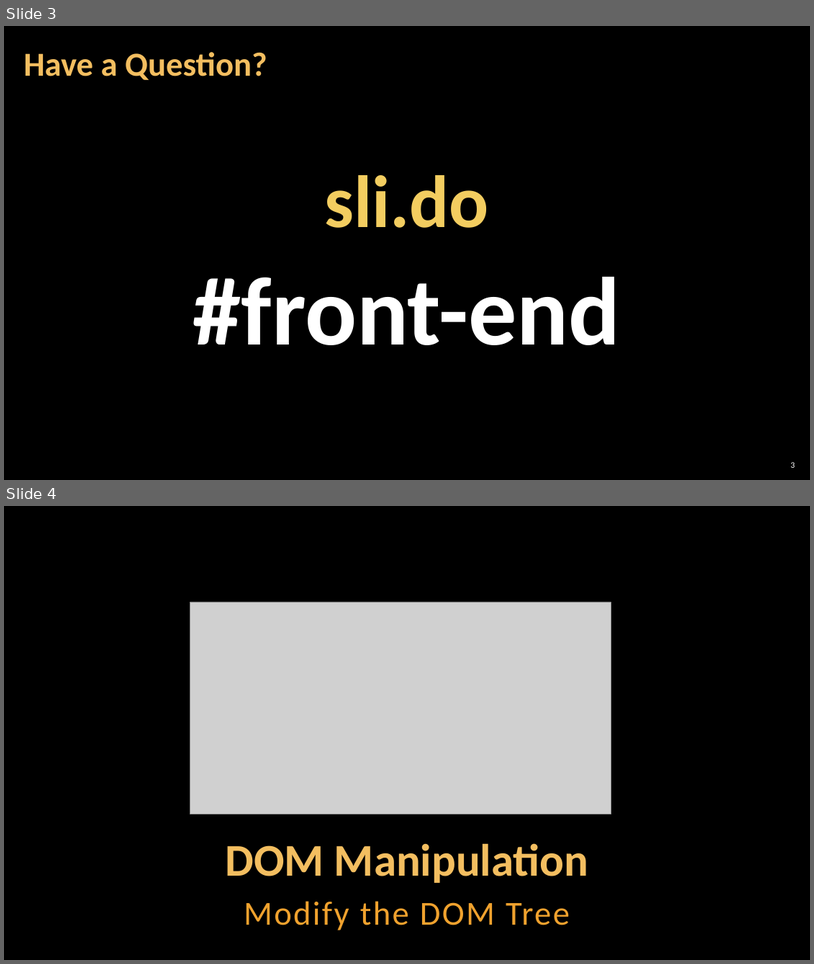
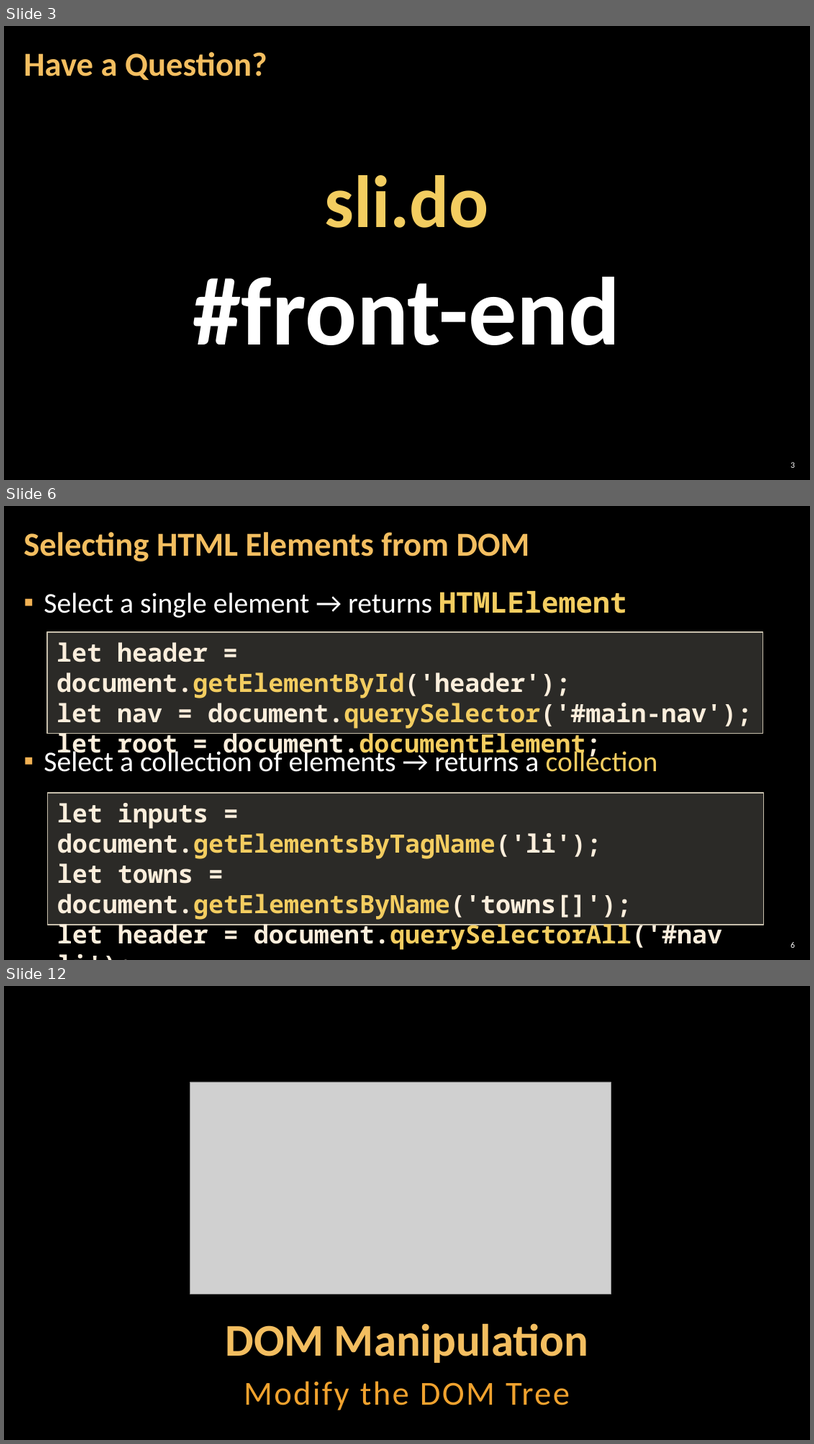
Before and after one commit to antoniaat/Front-End-Development, a slide deck: JavaScript_For_FrontEnd/02. JavaScript-for-Front-End-Introduction-to-DOM-and-Events/02. JavaScript-for-Front-End-Introduction-to-DOM-and-Events.pptx. Shown one above the other, each under a label of ours: slides 3 and 4 before the commit, slides 3, 6 and 12 after it; the slides between them are not shown. The pictures are 814x964 and 814x1444 pixels, drawn with LibreOffice and Linux fonts; fonts in the diff are those of the drawing; grey boxes stand for pictures; background and template pictures are left out. Boxes give left, top, right and bottom in pixels: in the first picture for what was removed or moved away, otherwise in the second. Text is boxed around its words. In the diff, an @@ line names an element or a change of style, - is before the commit and + after.

```diff
--- a/JavaScript_For_FrontEnd/02. JavaScript-for-Front-End-Introduction-to-DOM-and-Events/02. JavaScript-for-Front-End-Introduction-to-DOM-and-Events.pptx
+++ b/JavaScript_For_FrontEnd/02. JavaScript-for-Front-End-Introduction-to-DOM-and-Events/02. JavaScript-for-Front-End-Introduction-to-DOM-and-Events.pptx
@@ slide 6 added at (4, 506, 810, 960), background picture (left out) @@
@@ title added at (23, 532, 530, 561), 40 pt, text #F3BE60, bold @@
+Selecting HTML Elements from DOM
@@ text added at (44, 591, 658, 772), 34 pt, text #FFFFFF @@
+▪ Select a single element → returns HTMLElement
+▪ Select a collection of elements → returns a collection
@@ rectangle added at (47, 632, 763, 733), fill #D9D5C7 at 20% opacity, outline #C7BFAC 1 pt, 30 pt, text #FBEEDC, bold @@
+let header = document.getElementById('header');
+let nav = document.querySelector('#main-nav');
+let root = document.documentElement;
@@ rectangle added at (47, 793, 764, 924), fill #D9D5C7 at 20% opacity, outline #C7BFAC 1 pt, 30 pt, text #FBEEDC, bold @@
+let inputs = document.getElementsByTagName('li');
+let towns = document.getElementsByName('towns[]');
+let header = document.querySelectorAll('#nav li');
+let allLinks = document.links;
@@ page number added at (791, 942, 795, 947), 10 pt, text #FFFFFF @@
+6
@@ what was slide 4 is now slide 12 @@
```
Also in this commit, not shown: 3 slides changed, 8 other slides added, 1 slide removed, 12 other files.
